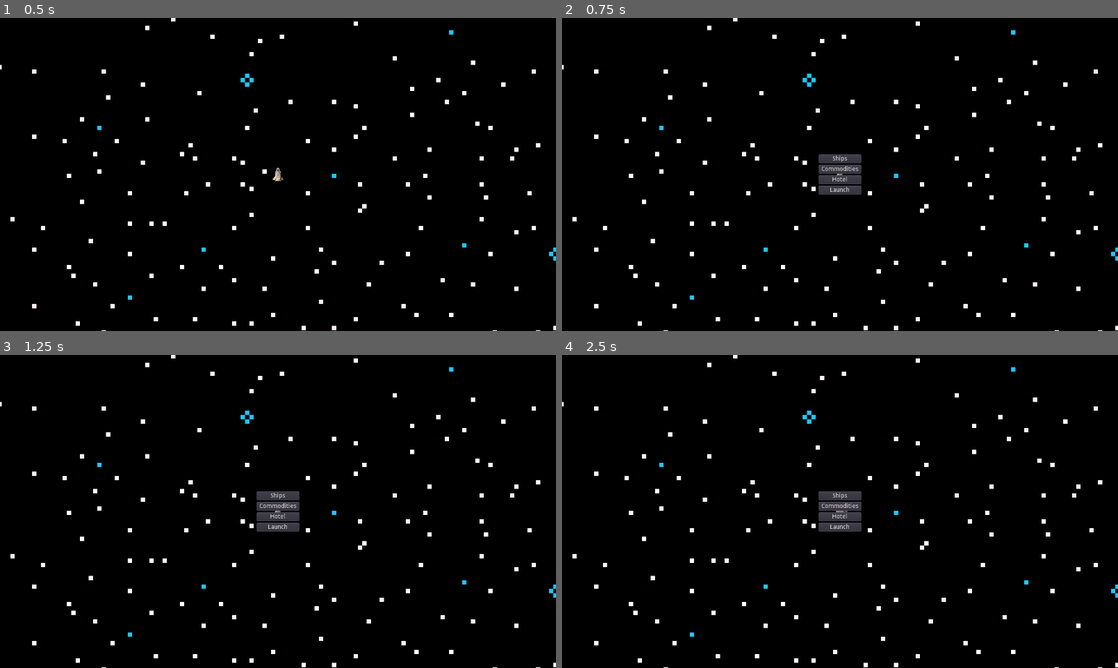
Above: before the commit, frames 1-4 (two rows, left to right).
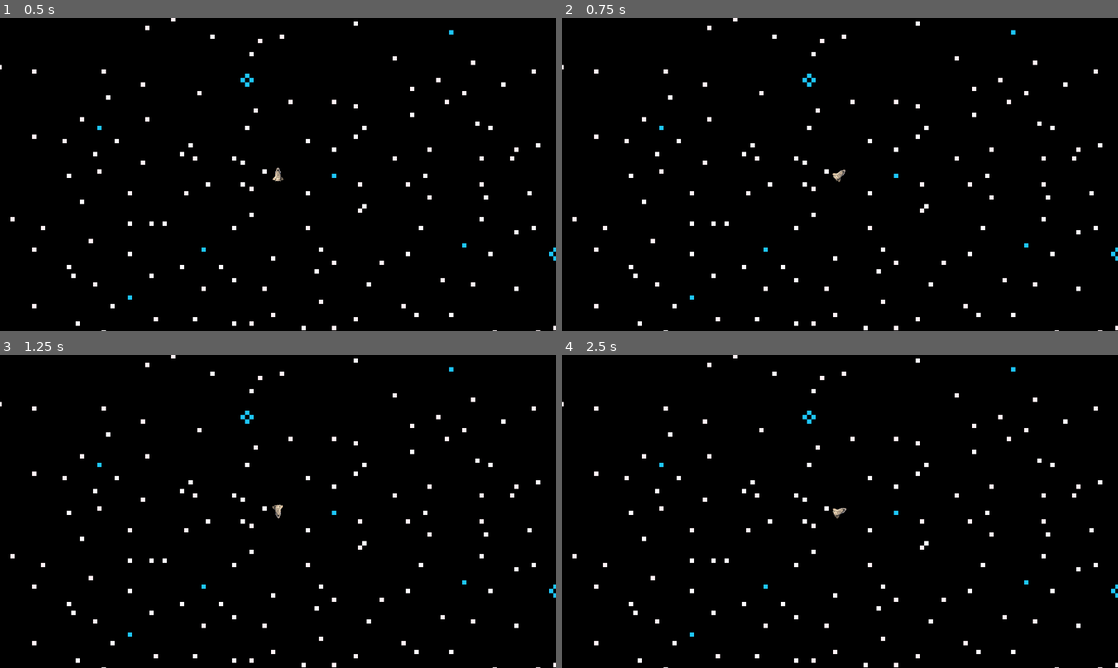
Above: after the commit, the same moments.

Repository: RPeterson0487/spacing-out
Game: Godot game, scene res://TestMain.tscn
Two runs of this game, one before a commit and one after it. Both use one fixed random seed, a clock stepped at 60 frames per second and the inputs below.
Inputs (mouse positions are in pixels of both pictures, inside the frame that each line leads up to):
- Up to frame 1 (0.5 s): no input
- Up to frame 2 (0.75 s): tap Enter at 0.5 s; hold Right (rotateRight) from 0.53 s (still down); tap L (land) at 0.6 s
- Up to frame 3 (1.25 s): keep holding Right (rotateRight)
- Up to frame 4 (2.5 s): release Right (rotateRight) at 1.25 s; click (840, 527) at 1.25 s, where only the run before the commit has a clickable "Launch"; tap Space (shoot) at 2 s; hold Left (rotateLeft) from 2.03 s (still down); tap X (fullStop) at 2.1 s; tap L (land) at 2.3 s

Frame 1 is identical in both runs. In frame 2, 0.9% of the frame differs, in the area x 46-54%, y 43-57%; in frame 3, 0.9%; in frame 4, 0.9%.

Commit message:
Landing menu works only when landing, as it should.

Diff:
--- a/LandMenu.gd
+++ b/LandMenu.gd
@@ -5,19 +5,31 @@
 onready var commodities = $Commodities
 onready var hotel = $Hotel
 
-
-func _ready():
-	print("Load Scene")
+onready var menuArray = [ships, commodities, hotel]
+var inOrbit = false
 
 
 func _process(delta):
-	if Input.is_action_just_pressed("land"):
-		toggleLandingMenu()
+	if Input.is_action_just_pressed("land") and inOrbit == true:
+		if !visible:
+			showLandingMenu()
+		else:
+			hideLandingMenu()
 
 
-func toggleLandingMenu():
-	visible = !visible
-	get_tree().paused = visible
+func showLandingMenu():
+	visible = true
+	get_tree().paused = true
+
+
+func hideLandingMenu():
+	for i in menuArray:
+		print(i)
+		i.hide()
+
+	menu.show()
+	visible = false
+	get_tree().paused = false
 
 
 func changeMenuLevel(from, to):
@@ -54,4 +66,12 @@
 
 
 func _on_Launch_pressed():
-	toggleLandingMenu()
+	hideLandingMenu()
+
+
+func _on_Landable_body_entered(body):
+	inOrbit = true
+
+
+func _on_Landable_body_exited(body):
+	inOrbit = false
--- a/TestMain.tscn
+++ b/TestMain.tscn
@@ -15,9 +15,12 @@
 [node name="Landable2" parent="." instance=ExtResource( 3 )]
 position = Vector2( 1004, 1291 )
 
+[node name="Player" parent="." instance=ExtResource( 2 )]
+position = Vector2( 596, 292 )
+
 [node name="CanvasLayer" type="CanvasLayer" parent="."]
 
 [node name="LandMenu" parent="CanvasLayer" instance=ExtResource( 4 )]
 
-[node name="Player" parent="." instance=ExtResource( 2 )]
-position = Vector2( 596, 292 )
+[connection signal="body_entered" from="Landable" to="CanvasLayer/LandMenu" method="_on_Landable_body_entered"]
+[connection signal="body_exited" from="Landable" to="CanvasLayer/LandMenu" method="_on_Landable_body_exited"]
Not shown, changed: README.MD
